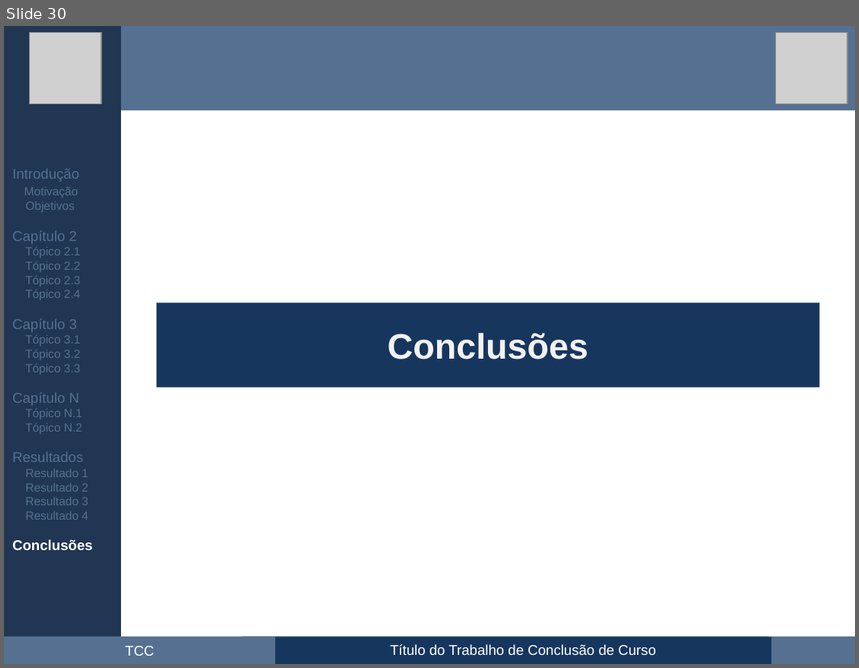
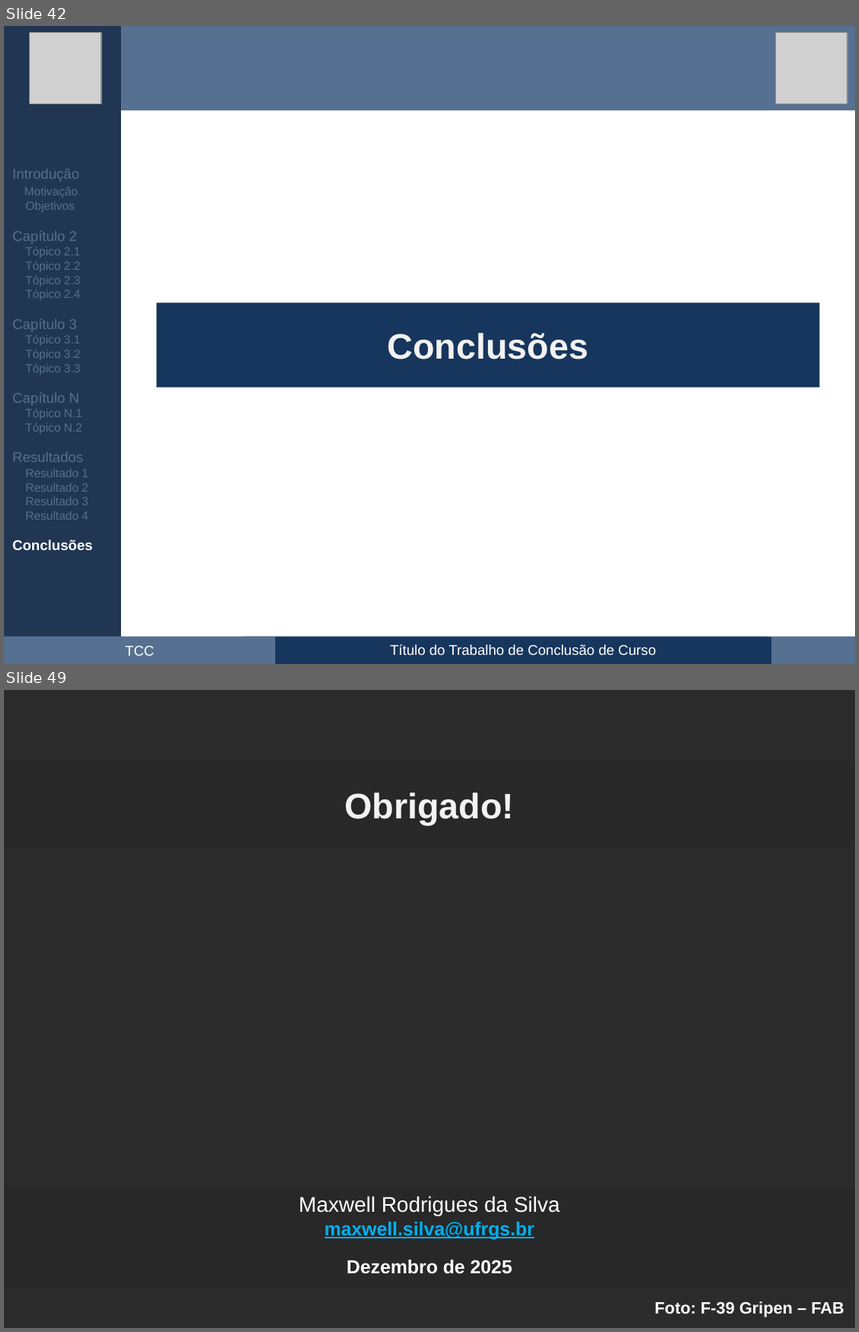
Before and after one commit to maxwellrs-dev/ai4rpi, a slide deck: apresentacao/apresentacao.pptx. Shown one above the other, each under a label of ours: slide 30 before the commit, slides 42 and 49 after it; the slides between them are not shown. The pictures are 859x668 and 859x1332 pixels, drawn with LibreOffice and Linux fonts; fonts in the diff are those of the drawing; grey boxes stand for pictures; background and template pictures are left out; a plain dark background stands for a picture behind light text. Boxes give left, top, right and bottom in pixels: in the first picture for what was removed or moved away, otherwise in the second. Text is boxed around its words. In the diff, an @@ line names an element or a change of style, - is before the commit and + after.

```diff
--- a/apresentacao/apresentacao.pptx
+++ b/apresentacao/apresentacao.pptx
@@ slide 49 added at [4, 690, 855, 1328], background picture (left out) @@
@@ text added at [344, 793, 514, 825], 30 pt, text #F2F2F2, bold @@
+Obrigado!
@@ text added at [299, 1196, 560, 1240], 18 pt, text #FFFFFF @@
+Maxwell Rodrigues da Silva
+maxwell.silva@ufrgs.br
@@ text added at [347, 1260, 512, 1274], 16 pt, text #FFFFFF, bold @@
+Dezembro de 2025
@@ text added at [655, 1302, 845, 1317], 14 pt, text #FFFFFF, bold @@
+Foto: F-39 Gripen – FAB
@@ what was slide 30 is now slide 42 @@
```
Also in this commit, not shown: 8 slides changed, 17 other slides added, 1 slide removed.
